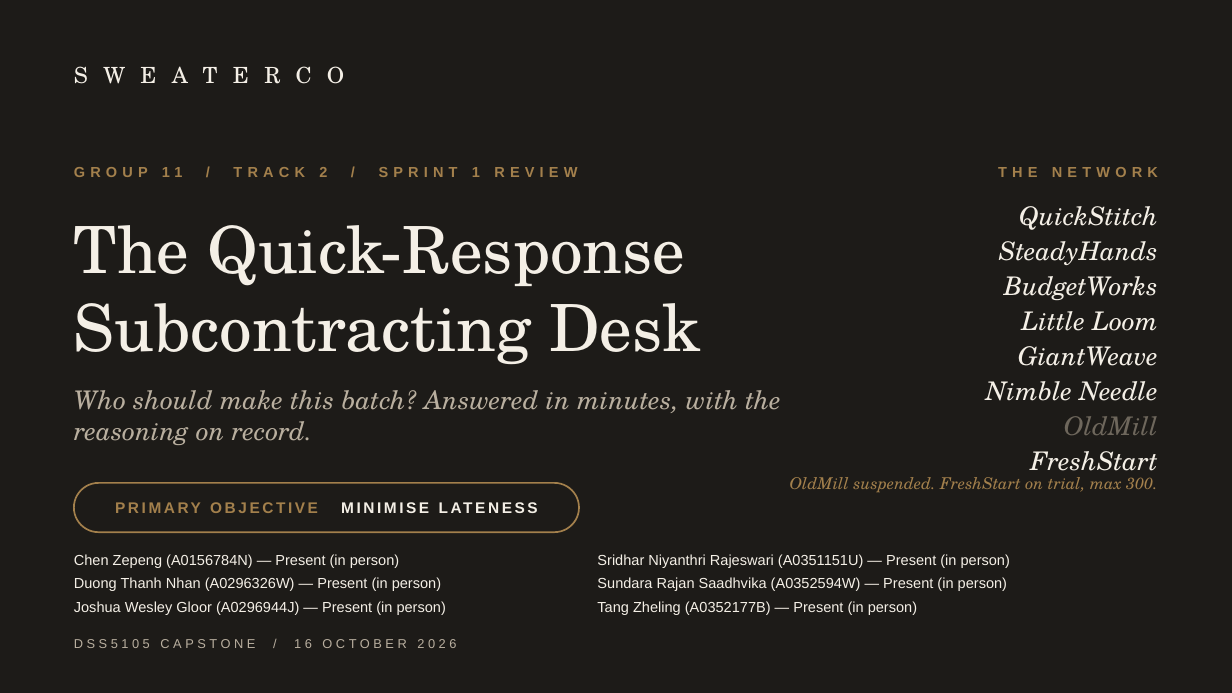
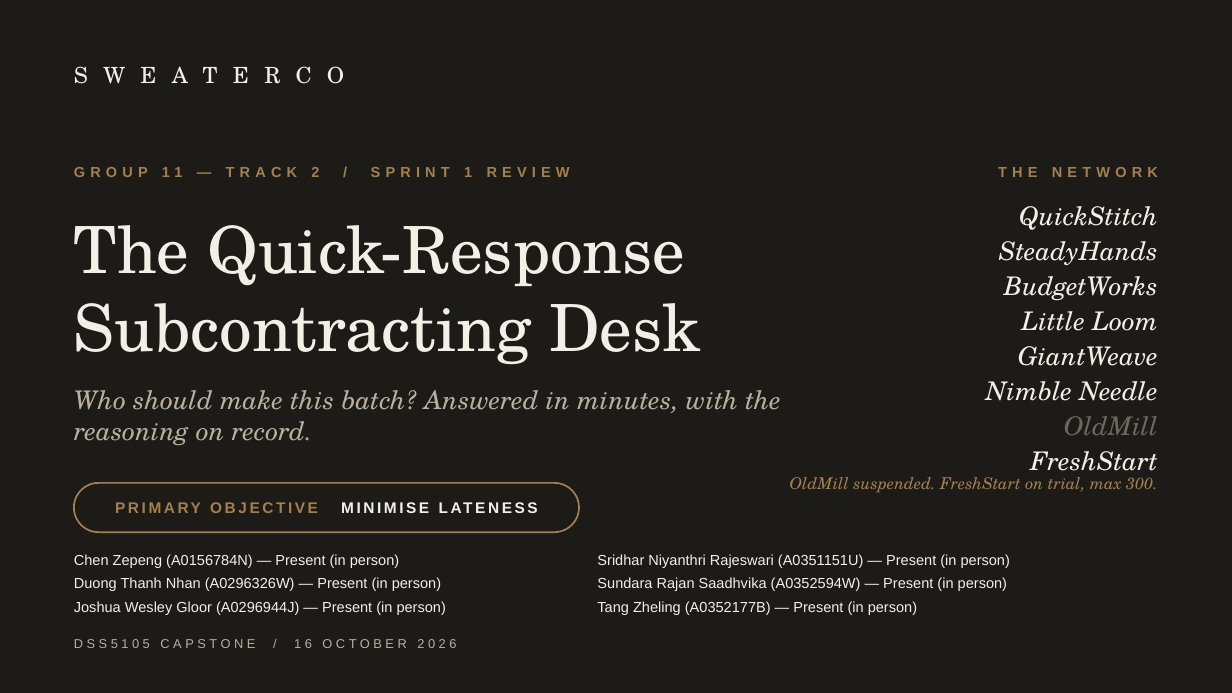
Before and after one commit to JoshuaGloor/dss5105-capstone-project, a slide deck: slide 1 of docs/slides/reviewed/Presentation_Group11_Sprint1.pptx. Drawn at 1232x693 pixels with LibreOffice and Linux fonts; fonts in the diff are those of the drawing. Boxes give left, top, right and bottom in pixels: in the first picture for what was removed or moved away, otherwise in the second. Text is boxed around its words. In the diff, an @@ line names an element or a change of style, - is before the commit and + after.

Commit message:
Add workshop capacity tools and finish the Sprint 1 review

```diff
--- a/docs/slides/reviewed/Presentation_Group11_Sprint1.pptx
+++ b/docs/slides/reviewed/Presentation_Group11_Sprint1.pptx
@@ text at box(74, 167, 570, 177): text changed @@
-GROUP 11 / TRACK 2 / SPRINT 1 REVIEW
+GROUP 11 — TRACK 2 / SPRINT 1 REVIEW
```
Also in this commit, not shown: 1 other slide changed, 35 other files.
